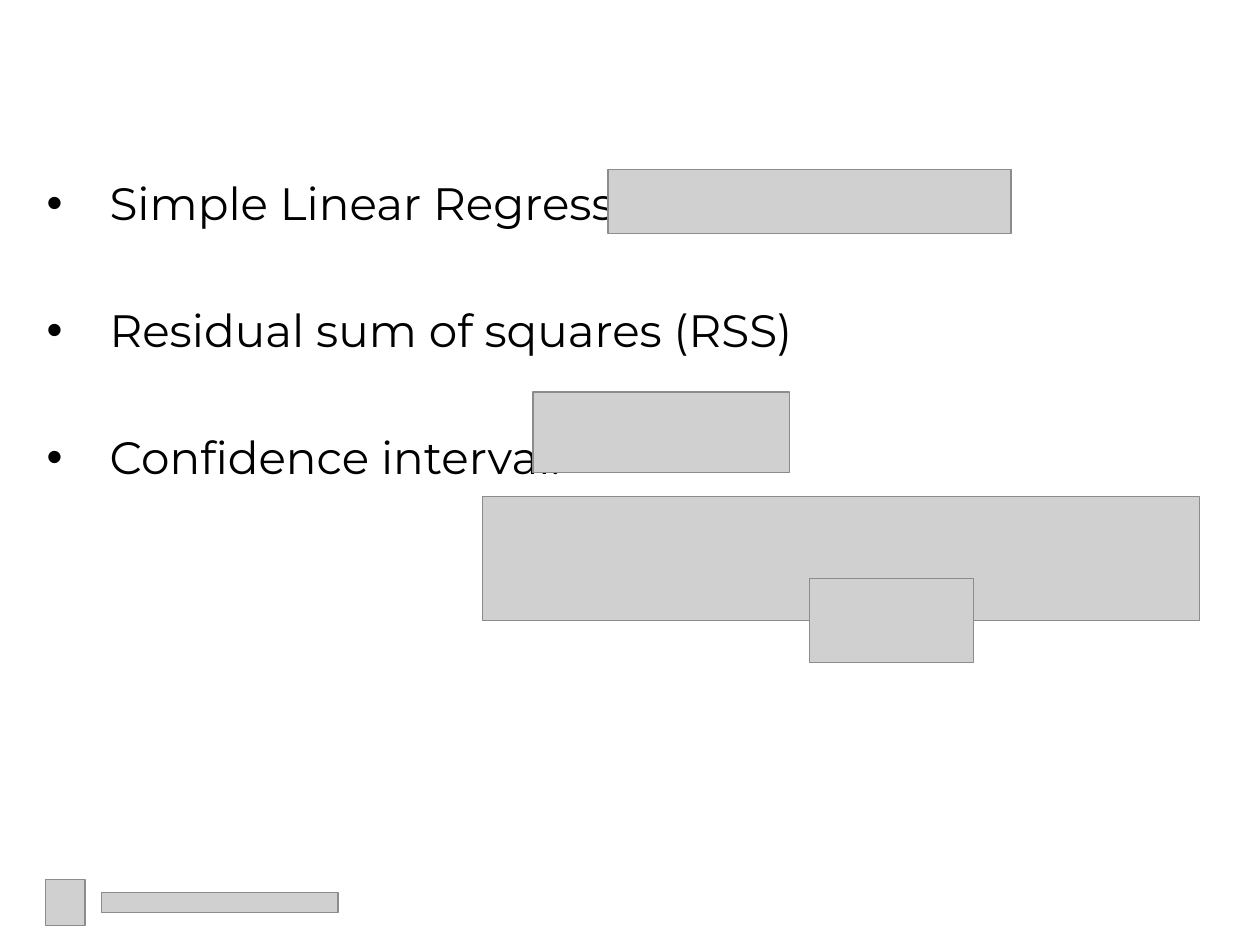
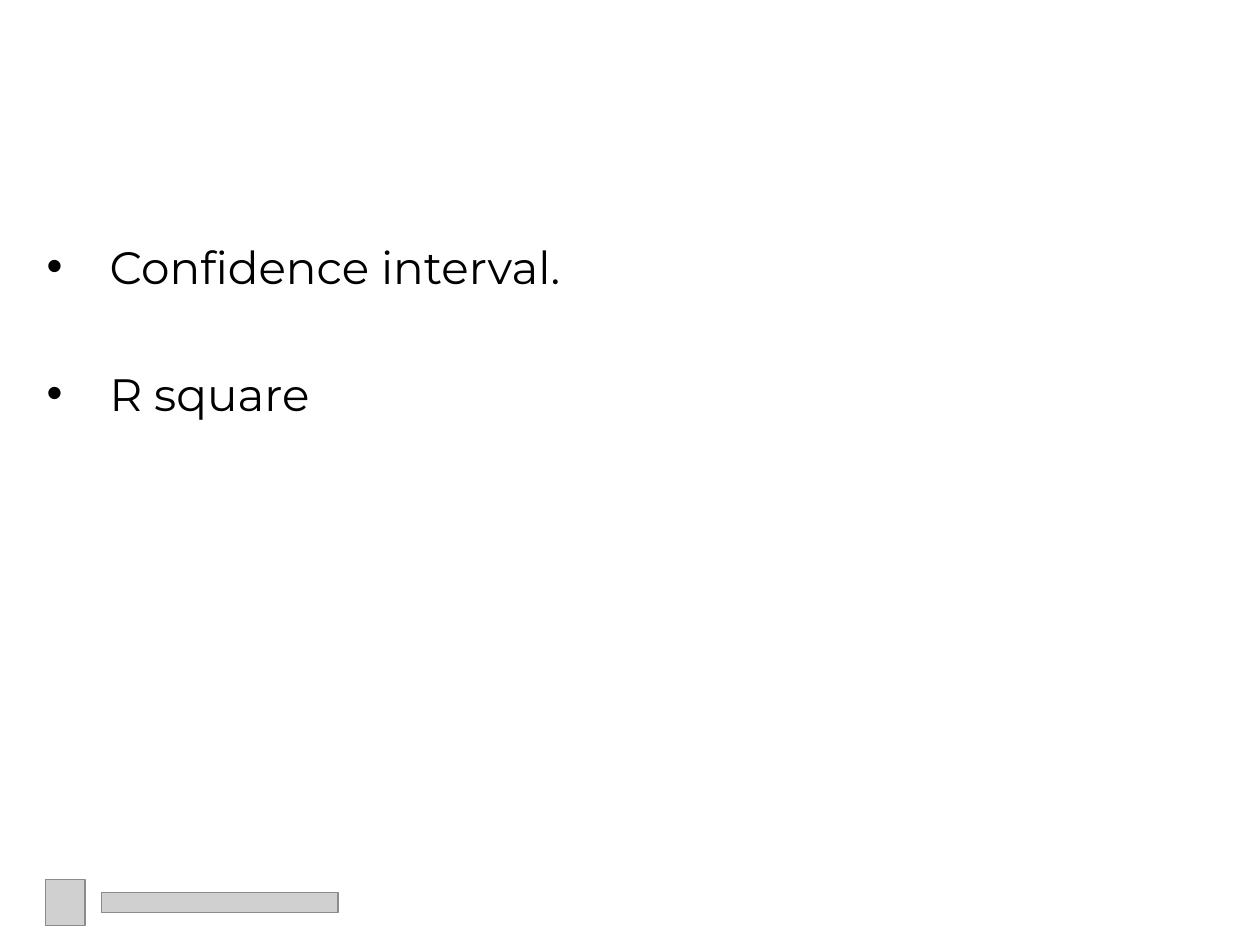
Before and after one commit to yuyingxie/CMSE381_SP2023, a slide deck: slide 2 of Lectures/Lec6/Lec6.pptx. Drawn at 1260x945 pixels with LibreOffice and Linux fonts; fonts in the diff are those of the drawing; grey boxes stand for pictures; background and template pictures are left out. Boxes give left, top, right and bottom in pixels: in the first picture for what was removed or moved away, otherwise in the second. Text is boxed around its words. In the diff, an @@ line names an element or a change of style, - is before the commit and + after.

```diff
--- a/Lectures/Lec6/Lec6.pptx
+++ b/Lectures/Lec6/Lec6.pptx
@@ text at [110, 176, 792, 356]: paragraphs removed @@
-• Simple Linear Regression
-• Residual sum of squares (RSS)
@@ picture removed at [609, 169, 1012, 233] @@
@@ text at [110, 379, 309, 420]: paragraph added @@
+• R square
@@ picture removed at [533, 392, 789, 472] @@
@@ picture removed at [483, 496, 1200, 620] @@
@@ picture removed at [809, 578, 973, 663] @@
```
Also in this commit, not shown: 6 other slides changed, 3 slides added, 16 slides removed, 2 other files.
